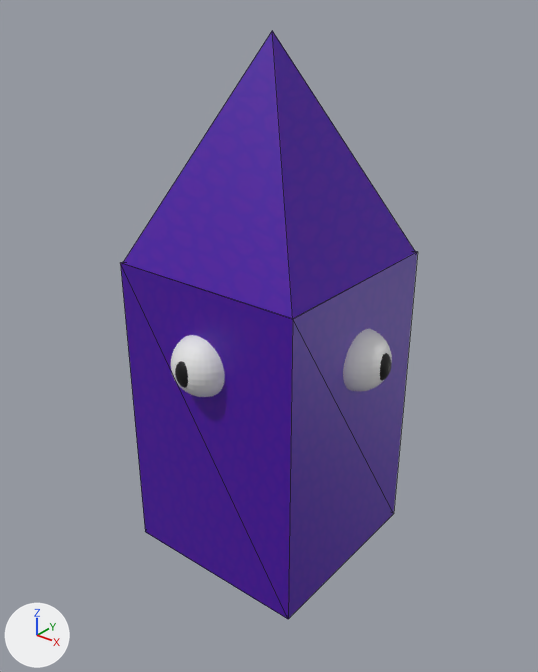
An edit to the glTF model assets/Models/squidHead.glb, drawn before and after from the same camera.
Before and after are seen from a 50 mm camera at (4.16, -5.24, 4.44) aimed at (0.04, -0.09, 1.25). Arrows for +X, +Y and +Z are at lower left; the lights stay in place. The first picture is the older version. Mesh edges are drawn as thin lines on the coarser meshes. Where no turn or scale is listed for an object, it has been applied to the vertices. Vertices at exactly the same position are counted once.
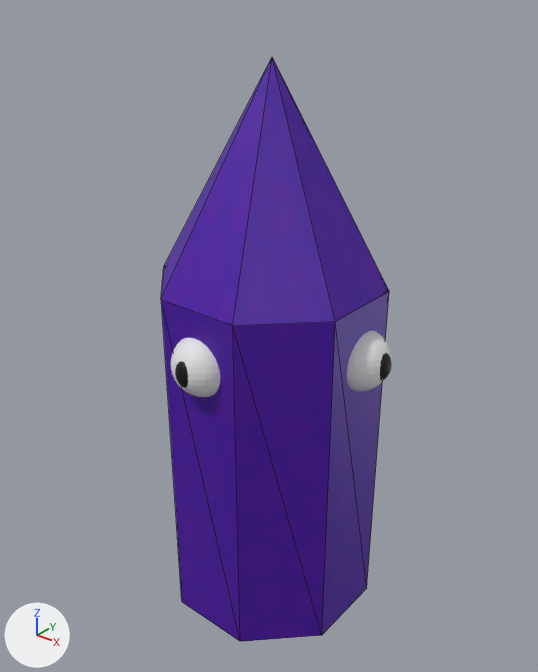
What changed in the scene script:
```text
Change me_cube:
    used by ob_cube; location = (0.0, 0.0, 0.44); scale = (1.0, 1.0, 1.59)
    remove me_cube.from_pydata(...)  # 8 vertices, 12 faces; spans x -1.0..1.0, y -1.0..1.0, z -1.0..1.0
    add me_cube.from_pydata(...)  # 16 vertices, 28 faces; spans x -1.25..1.25, y -1.25..1.25, z -1.0..1.0
    me_cube part 1: the whole mesh is rebuilt
Change me_cone_001:
    used by ob_cone; location = (0.0, 0.0, 3.02); rotation_euler = (0.0, 0.0, 0.785), in degrees (0, 0, 45); scale = (1.4, 1.41, 1.0)
    remove me_cone_001.from_pydata(...)  # 5 vertices, 6 faces; spans x -1.0..1.0, y -1.0..1.0, z -1.0..1.0
    add me_cone_001.from_pydata(...)  # 9 vertices, 14 faces; spans x -1.0..1.0, y -1.0..1.0, z -1.0..1.0
    me_cone_001 part 2
    6 faces are deleted
    4 vertices are added at (0.71, 0.71, -1.0), (0.71, -0.71, -1.0), (-0.71, -0.71, -1.0), (-0.71, 0.71, -1.0)
    14 new faces join them
Change ob_cube:
    ob_cube.location: (0.0, 0.0, 0.44) -> (0.0, 0.0, 0.0)
    ob_cube.rotation_euler: (0.0, 0.0, 0.0) -> (0.0, 0.0, 0.379)  # degrees (0, 0, 0) -> degrees (0, 0, 22)
    ob_cube.scale: (1.0, 1.0, 1.59) -> (0.9, 0.9, 1.81)
Change ob_cone:
    ob_cone.location: (0.0, 0.0, 3.02) -> (0.0, 0.0, 2.81)
    ob_cone.rotation_euler: (0.0, 0.0, 0.785) -> (0.0, 0.0, -0.408)  # degrees (0, 0, 45) -> degrees (0, 0, -23)
    ob_cone.scale: (1.4, 1.41, 1.0) -> (1.13, 1.13, 1.0)
```

What differs and where, as boxes (x1, y1, x2, y2) in the pictures (538 x 672 px):
'Cube', reshaped, moved, turned, rescaled: before (121, 251, 417, 619); after (161, 292, 389, 642)
'Cone', reshaped, moved, turned, rescaled: before (123, 30, 415, 318); after (161, 57, 389, 326)
